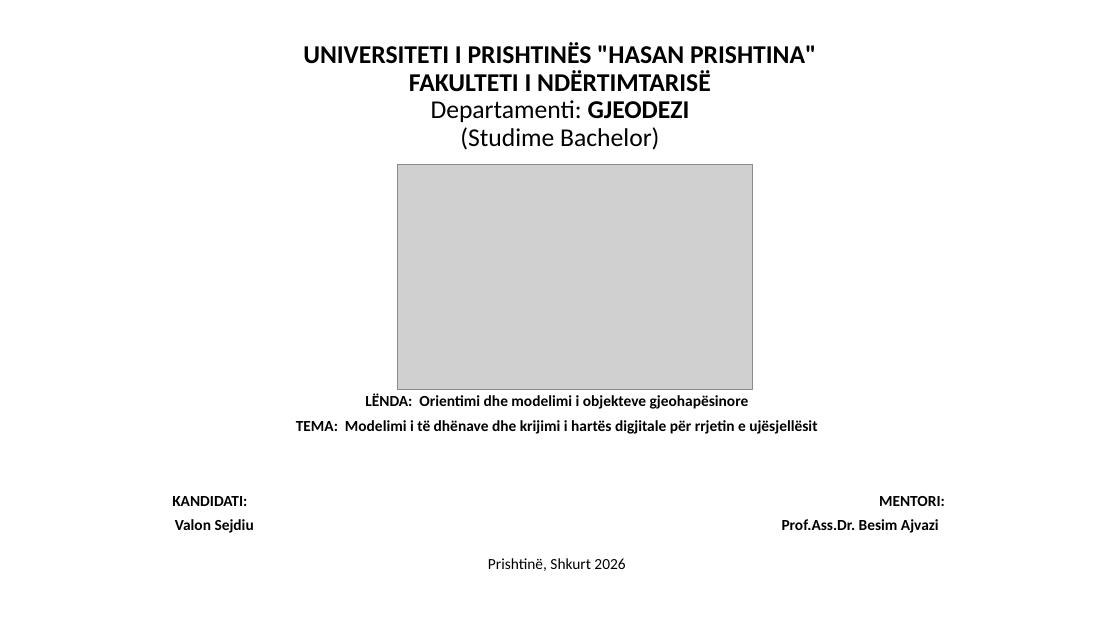
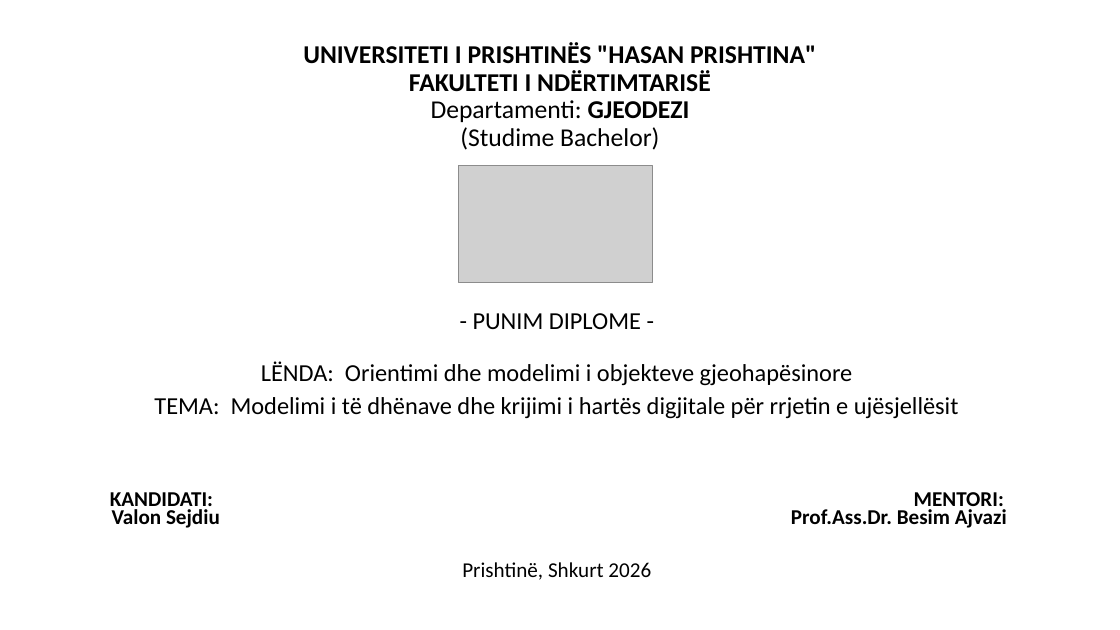
Before and after one commit to geo-coding/temaValoni, a slide deck: slide 1 of prezantimi/PowerPoint/Tema.pptx. Drawn at 1120x630 pixels with LibreOffice and Linux fonts; fonts in the diff are those of the drawing; grey boxes stand for pictures; background and template pictures are left out. Boxes give left, top, right and bottom in pixels: in the first picture for what was removed or moved away, otherwise in the second. Text is boxed around its words. In the diff, an @@ line names an element or a change of style, - is before the commit and + after.

```diff
--- a/prezantimi/PowerPoint/Tema.pptx
+++ b/prezantimi/PowerPoint/Tema.pptx
@@ subtitle "- PUNIM DIPLOME -": place and size @@
-subtitle "- PUNIM DIPLOME -" at <box>172,393,945,571</box>
+subtitle "- PUNIM DIPLOME -" at <box>110,313,1007,580</box>
@@ picture: place and size @@
-picture at <box>397,165,752,390</box>
+picture at <box>459,166,653,282</box>
@@ subtitle at <box>473,313,641,329</box>: text changed; size 13.2 to 20.9 pt @@
-PUNIM DIPLOME
+- PUNIM DIPLOME -
@@ subtitle at <box>154,362,959,419</box>: size 13.2 to 20.9 pt, bold off in "LËNDA: Orientimi dhe modelimi i objekteve gjeohapësinore", "TEMA: Modelimi i të dhënave dhe krijimi ..." @@
@@ subtitle at <box>110,492,1007,580</box>: text changed; size 13.2 to 18.2 pt @@
-KANDIDATI: MENTORI:
-Valon Sejdiu Prof.Ass.Dr. Besim Ajvazi
-Prishtinë, Shkurt 2026
+KANDIDATI: MENTORI:
+Valon Sejdiu Prof.Ass.Dr. Besim Ajvazi
+Prishtinë, Shkurt 2026
```
Also in this commit, not shown: 3 slides added, 5 other files.
